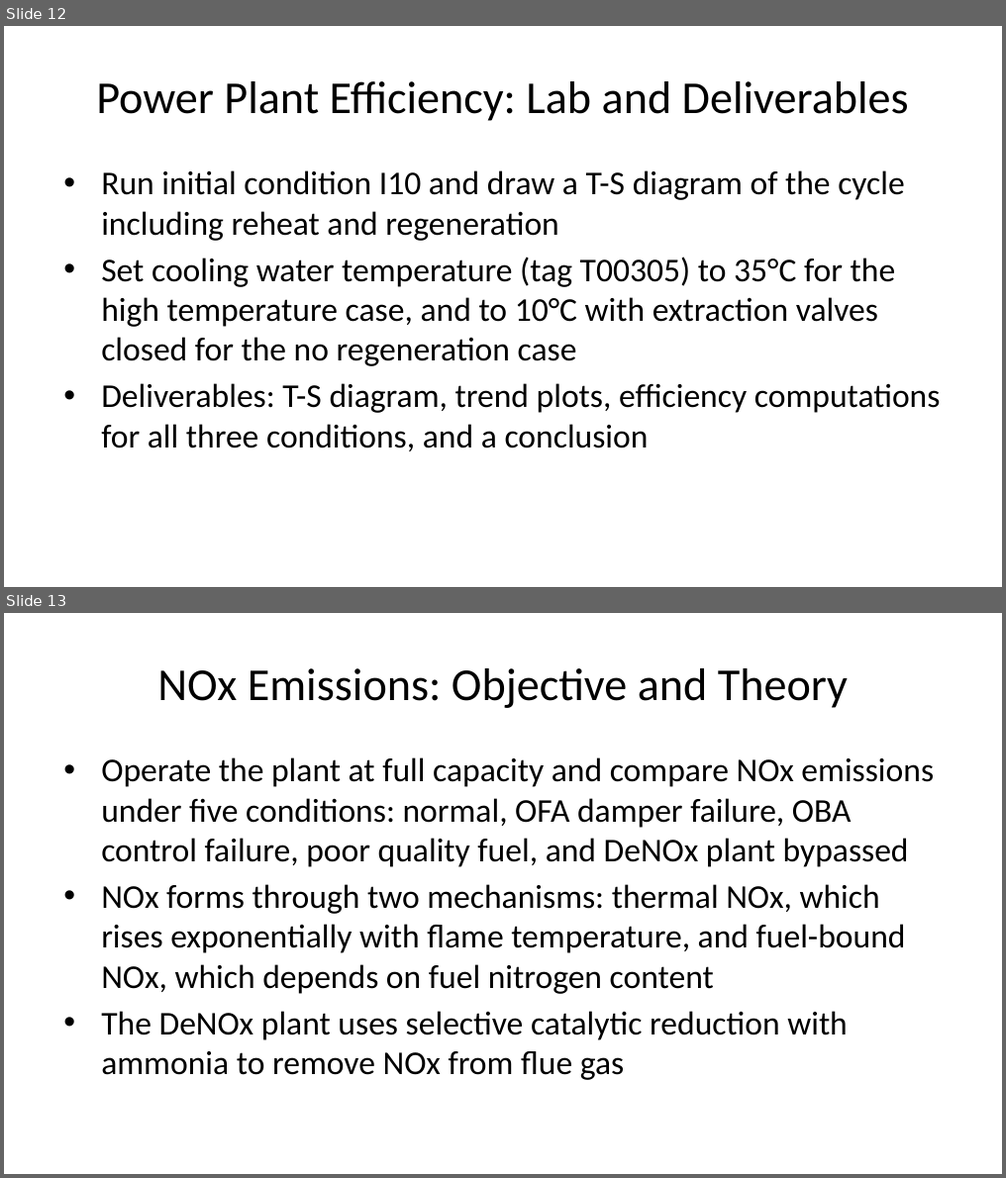
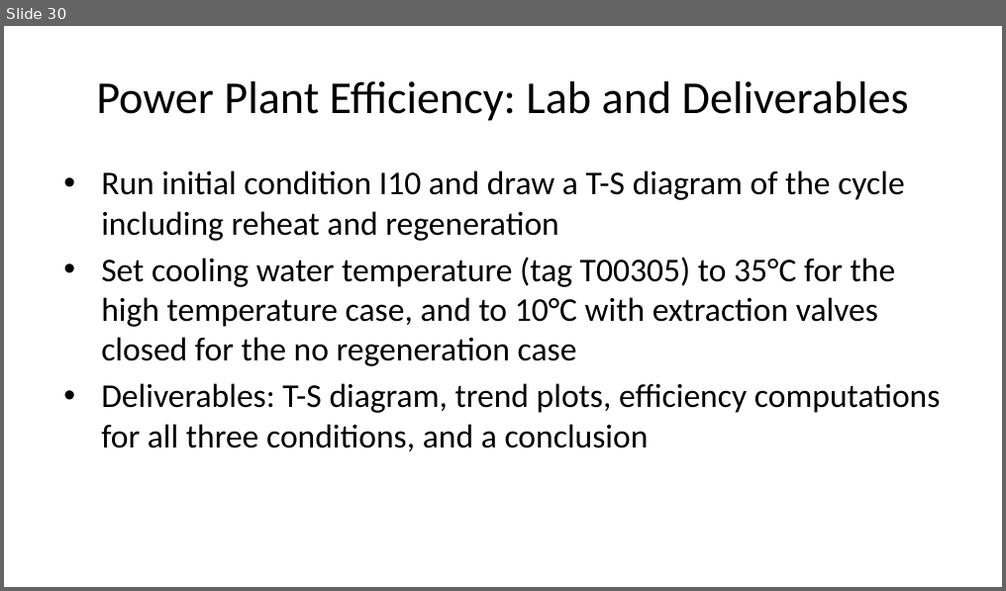
Before and after one commit to volumen25/simlabs, a slide deck: UC2026_simlabs.pptx. Shown one above the other, each under a label of ours: slides 12 and 13 before the commit, slide 30 after it. The pictures are 1006x1178 and 1006x591 pixels, drawn with LibreOffice and Linux fonts; fonts in the diff are those of the drawing. Boxes give left, top, right and bottom in pixels: in the first picture for what was removed or moved away, otherwise in the second. Text is boxed around its words. In the diff, an @@ line names an element or a change of style, - is before the commit and + after.

```diff
--- a/UC2026_simlabs.pptx
+++ b/UC2026_simlabs.pptx
@@ slide 13 removed at bbox=[4, 613, 1002, 1174], background #FFFFFF @@
@@ title removed at bbox=[157, 668, 847, 708] @@
-NOx Emissions: Objective and Theory
@@ text removed at bbox=[101, 758, 934, 1080] @@
-• Operate the plant at full capacity and compare NOx emissions under five conditions: normal, OFA damper failure, OBA control failure, poor quality fuel, and DeNOx plant bypassed
-• NOx forms through two mechanisms: thermal NOx, which rises exponentially with flame temperature, and fuel-bound NOx, which depends on fuel nitrogen content
-• The DeNOx plant uses selective catalytic reduction with ammonia to remove NOx from flue gas
@@ what was slide 12 is now slide 30 @@
```
Also in this commit, not shown: 7 slides changed, 18 slides added, 5 other slides removed, 7 other files.
